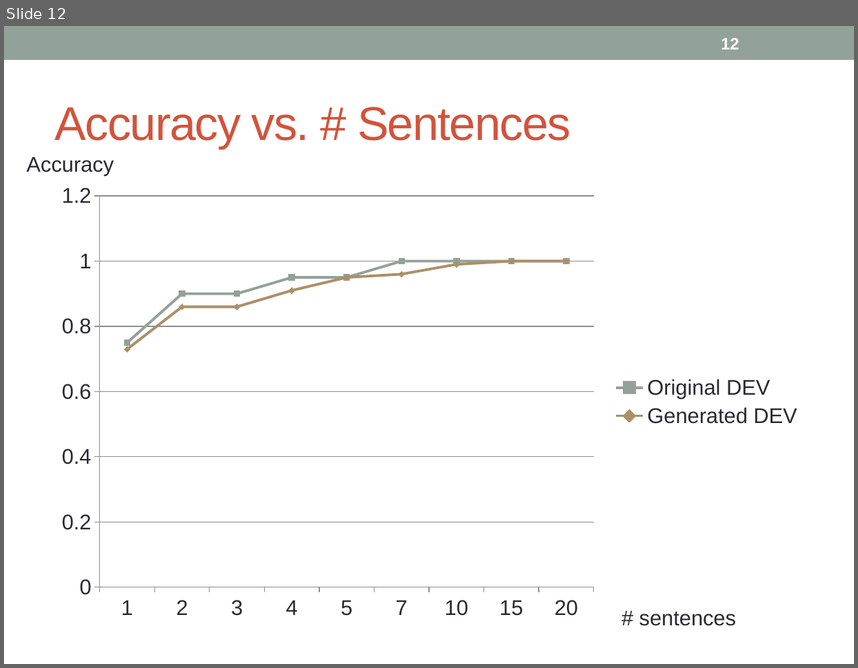
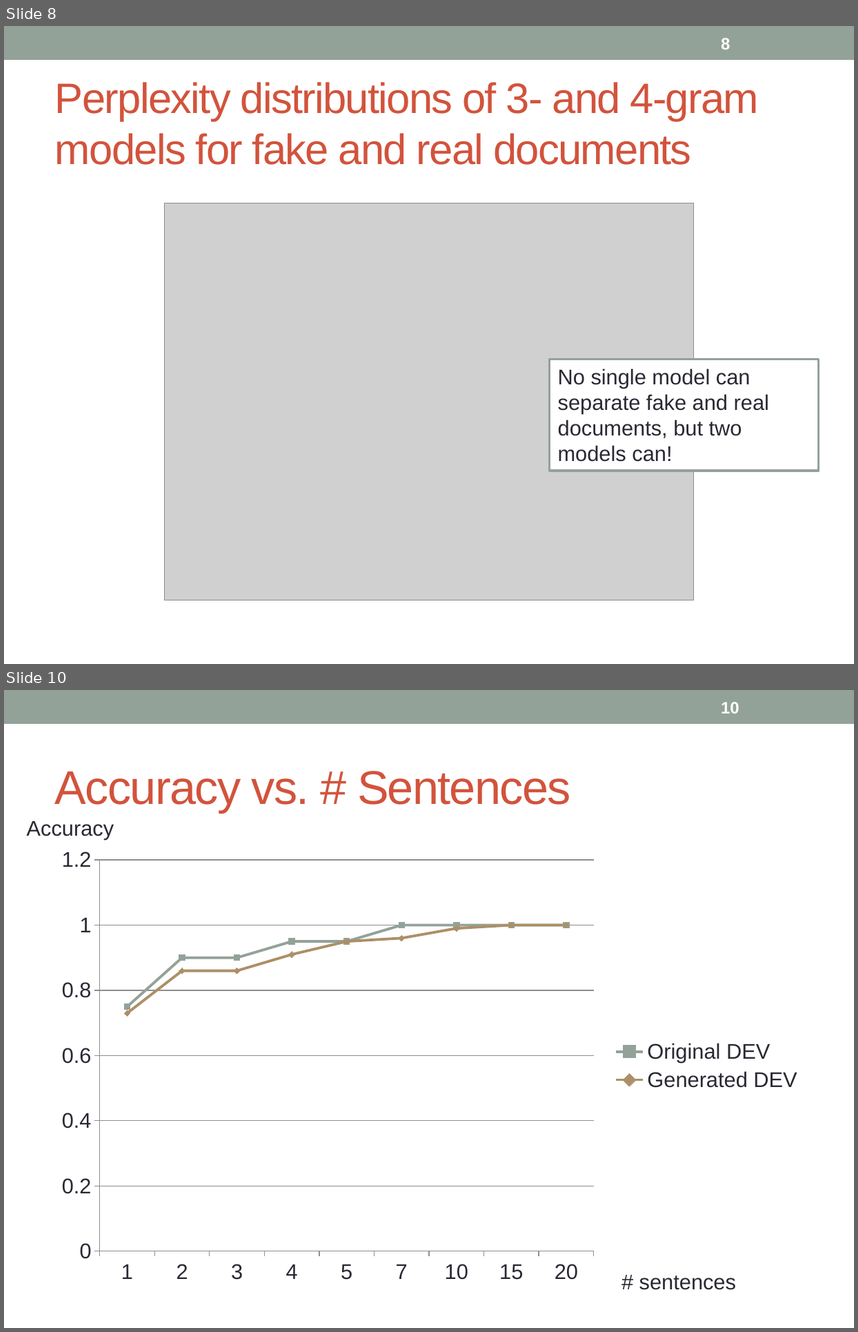
Before and after one commit to hunterhector/LangStats12Spring, a slide deck: Slides/11761-slides.pptx. Shown one above the other, each under a label of ours: slide 12 before the commit, slides 8 and 10 after it; the slides between them are not shown. The pictures are 858x668 and 858x1332 pixels, drawn with LibreOffice and Linux fonts; fonts in the diff are those of the drawing; grey boxes stand for pictures. Boxes give left, top, right and bottom in pixels: in the first picture for what was removed or moved away, otherwise in the second. Text is boxed around its words. In the diff, an @@ line names an element or a change of style, - is before the commit and + after.

```diff
--- a/Slides/11761-slides.pptx
+++ b/Slides/11761-slides.pptx
@@ slide 8 added at (x1=4, y1=26, x2=854, y2=664), background #FFFFFF; not listed: 1 template element that a slide beside it also shows @@
@@ page number added at (x1=721, y1=38, x2=730, y2=49), 14 pt, text #FFFFFF, bold @@
+8
@@ title added at (x1=55, y1=82, x2=760, y2=165), 36 pt, text #D2533C @@
+Perplexity distributions of 3- and 4-gram models for fake and real documents
@@ picture added at (x1=165, y1=203, x2=693, y2=600) @@
@@ rectangle added at (x1=550, y1=359, x2=819, y2=470), fill #FFFFFF, outline #93A299 2.08 pt, 18 pt, text #292934 @@
+No single model can separate fake and real documents, but two models can!
@@ what was slide 12 is now slide 10 @@
@@ page number at (x1=721, y1=702, x2=740, y2=713): text changed @@
-12
+10
```
Also in this commit, not shown: 9 slides changed, 1 other slide added, 4 slides removed.
